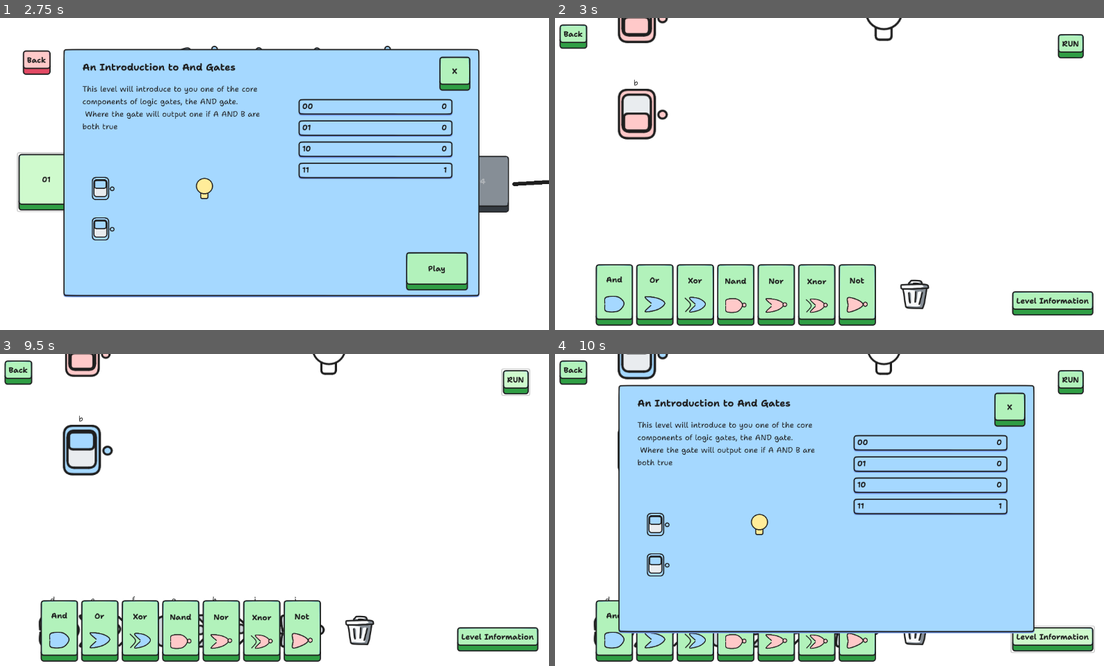
Above: before the commit, frames 1-4 (two rows, left to right).
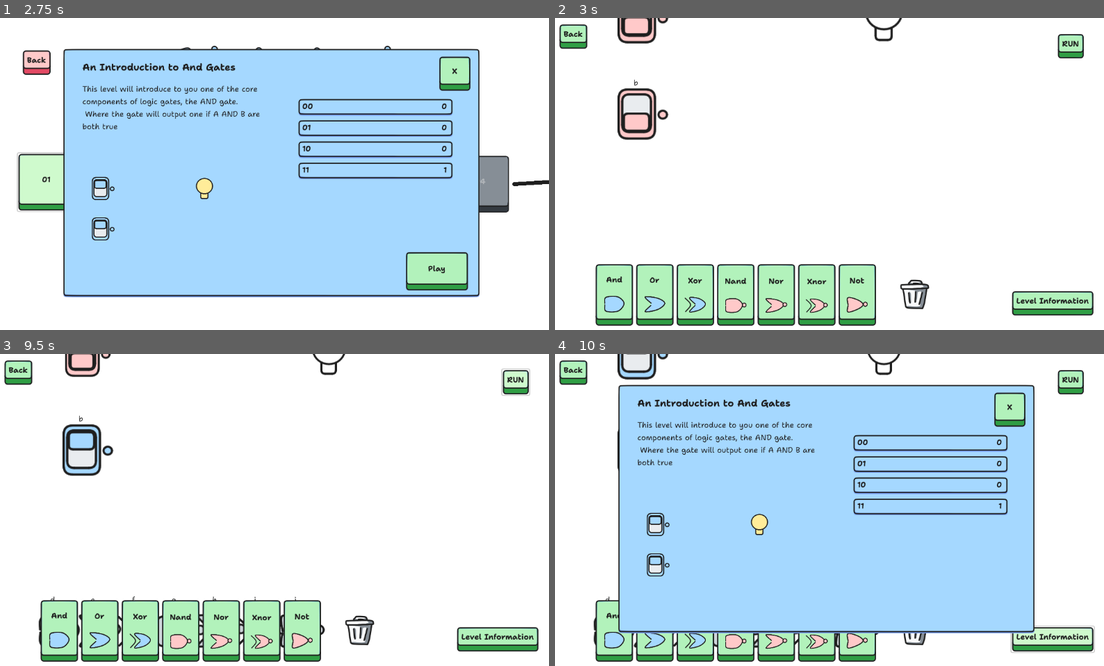
Above: after the commit, the same moments.

Repository: sininen-blue/logic-gate-tesseract
Game: Godot game, scene res://ui/title_page.tscn
Two runs of this game, one before a commit and one after it. Both use one fixed random seed, a clock stepped at 60 frames per second and the inputs below.
Inputs:
- Up to frame 1 (2.75 s): click "Play" at 0.5 s; click "Play" at 1.25 s; click "01" at 2 s
- Up to frame 2 (3 s): click "Play" at 2.75 s
- Up to frame 3 (9.5 s): click "And" at 3.5 s; click "Or" at 4.25 s; click "Xor" at 5 s; click "Nand" at 5.75 s; click "Nor" at 6.5 s; click "Xnor" at 7.25 s; click "Not" at 8 s; click "RUN" at 8.75 s
- Up to frame 4 (10 s): click "Level Information" at 9.5 s

Frame 1 is identical in both runs. In frame 2, 0.5% of the frame differs, in the area x 11-64%, y 0-40%; in frame 3, 0.3%; in frame 4, less than 0.1%.
Error in both runs: Cannot call method 'get_files' on a null value. (res://ui/stage_select/stage_select.gd:31)

Commit message:
updated animation for bump

Diff:
--- a/simulation/gate.tscn
+++ b/simulation/gate.tscn
@@ -51,10 +51,10 @@
 tracks/0/interp = 1
 tracks/0/loop_wrap = true
 tracks/0/keys = {
-"times": PackedFloat32Array(0, 0.1, 0.3),
-"transitions": PackedFloat32Array(-2, -2, -2),
-"update": 0,
-"values": [Vector2(0.84, 0.84), Vector2(1.11, 1.11), Vector2(1, 1)]
+"times": PackedFloat32Array(0, 0.0666667, 0.166667, 0.3),
+"transitions": PackedFloat32Array(-2, 2, 0.5, 0.5),
+"update": 0,
+"values": [Vector2(0.84, 0.84), Vector2(1.11, 1.11), Vector2(1.11, 1.11), Vector2(1, 1)]
 }
 
 [sub_resource type="Animation" id="Animation_aqc5u"]
